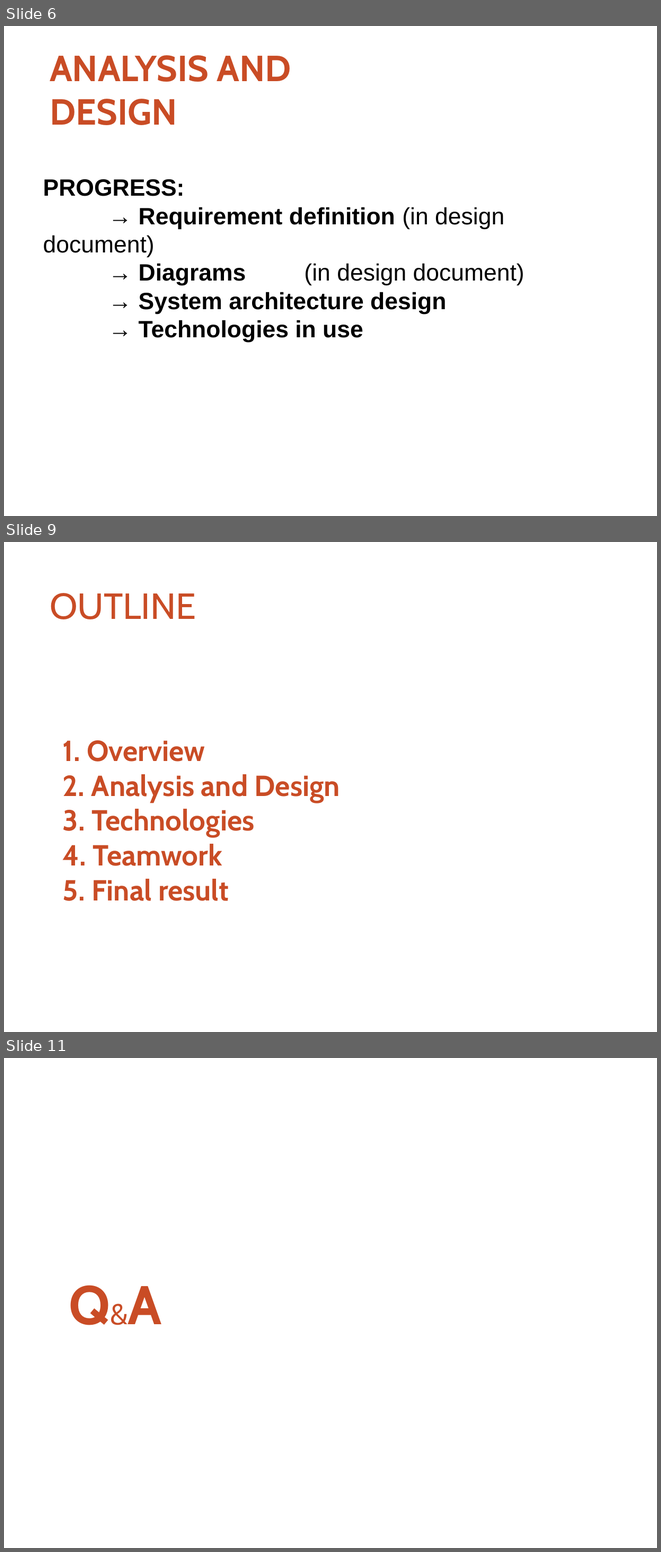
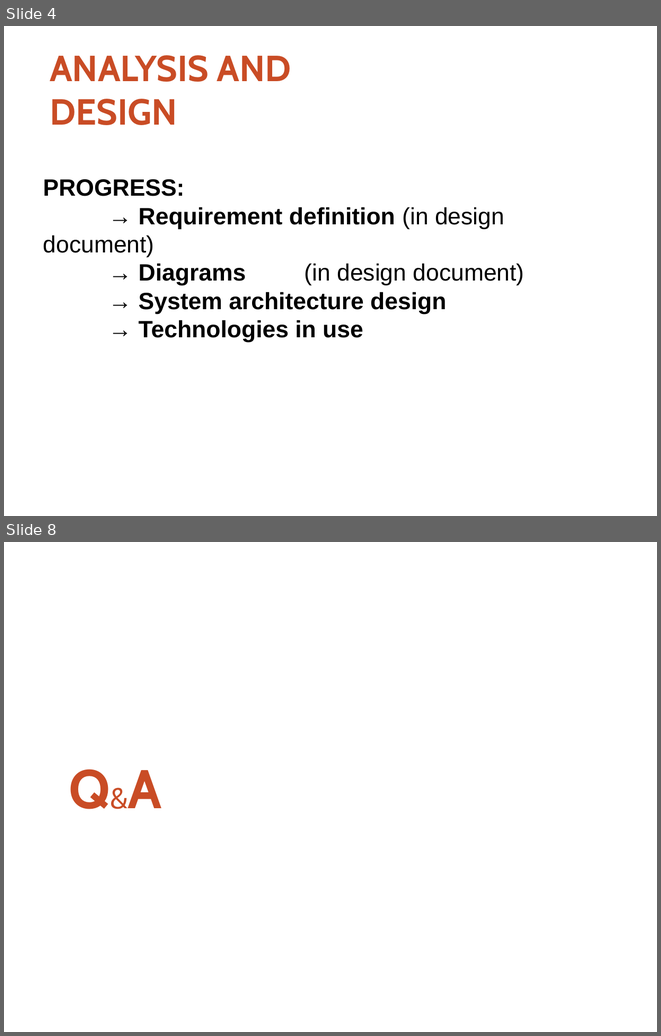
Before and after one commit to thoatran/iCT-Flashcard, a slide deck: docs/ReportSlides.pptx. Shown one above the other, each under a label of ours: slides 6, 9 and 11 before the commit, slides 4 and 8 after it; the slides between them are not shown. The pictures are 661x1552 and 661x1036 pixels, drawn with LibreOffice and Linux fonts; fonts in the diff are those of the drawing; background and template pictures are left out. Boxes give left, top, right and bottom in pixels: in the first picture for what was removed or moved away, otherwise in the second. Text is boxed around its words. In the diff, an @@ line names an element or a change of style, - is before the commit and + after.

```diff
--- a/docs/ReportSlides.pptx
+++ b/docs/ReportSlides.pptx
@@ slide 9 removed at (4, 542, 657, 1032), background #FFFFFF @@
@@ text removed at (50, 593, 196, 619) @@
-OUTLINE
@@ text removed at (63, 740, 340, 901) @@
-1. Overview
-2. Analysis and Design
-3. Technologies
-4. Teamwork
-5. Final result
@@ what was slide 6 is now slide 4 @@
@@ what was slide 11 is now slide 8 @@
```
Also in this commit, not shown: 2 slides changed, 2 slides added, 4 other slides removed, 2 other files.
